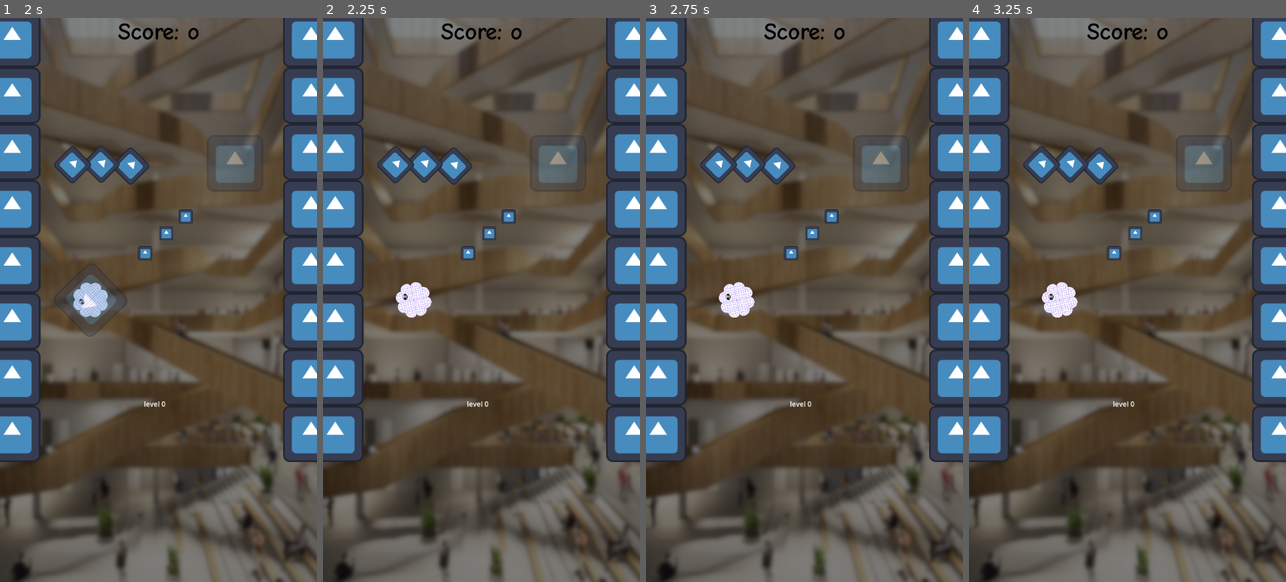
Above: before the commit, frames 1-4 (left to right).
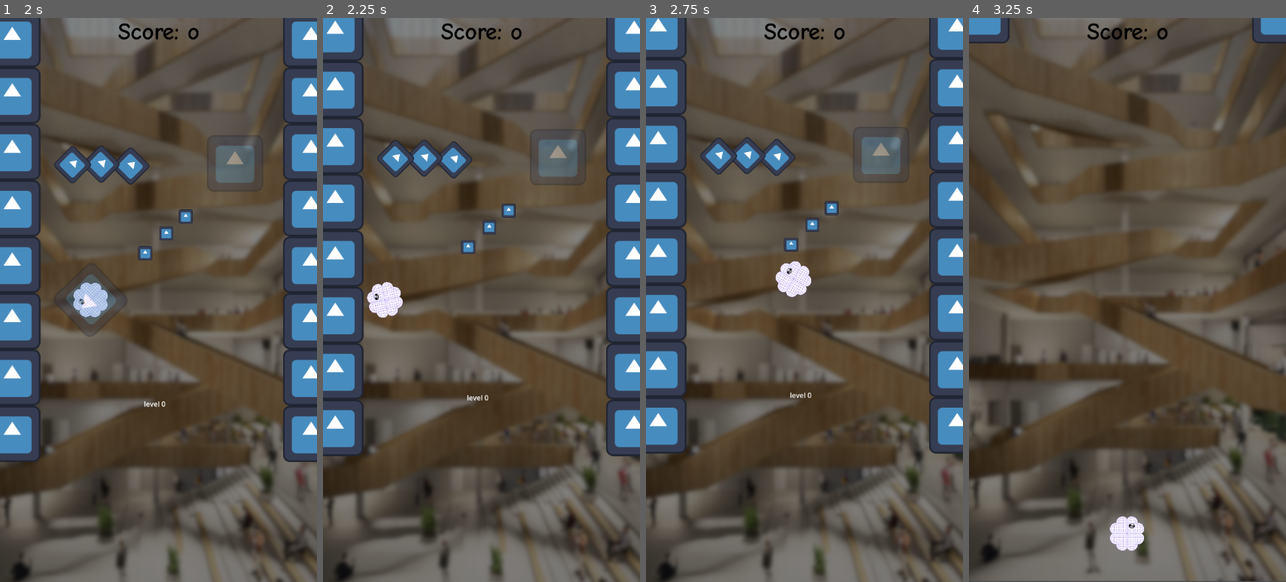
Above: after the commit, the same moments.

Repository: Slideshow776/GGJ2025
Game: Godot game, scene res://scenes/game.tscn
Same seed, same stepped clock (60 frames per second), same inputs: the game is played once before the commit and once after it. The engine's default icon, where the game draws it, is replaced by a stand-in: a white triangle on a blue panel in a dark square.
Inputs (mouse positions are in pixels of both pictures, inside the frame that each line leads up to):
- Up to frame 1 (2 s): tap Enter at 0.5 s; move the mouse to (228, 271) at 0.52 s; click (228, 271) at 0.67 s; move the mouse to (95, 328) at 1.27 s; click (95, 328) at 1.42 s
- Up to frame 2 (2.25 s): move the mouse to (513, 175) at 2.02 s; click (513, 175) at 2.17 s
- Up to frame 3 (2.75 s): no input
- Up to frame 4 (3.25 s): move the mouse to (1111, 412) at 2.77 s; click (1111, 412) at 2.92 s

Frame 1 is identical in both runs. In frame 2, 10% of the frame differs, in the area x 0-100%, y 0-79%; in frame 3, 12%; in frame 4, 46%, in the area x 0-100%, y 0-100%.
Error before the commit: Invalid access to property or key 'rotation' on a base object of type 'Nil'. (res://scripts/game.gd:170)

Commit message:
added music with dynamic lowpass filter

Diff:
--- /dev/null
+++ b/default_bus_layout.tres
@@ -0,0 +1,15 @@
+[gd_resource type="AudioBusLayout" load_steps=2 format=3 uid="uid://cgjir1fjbtwps"]
+
+[sub_resource type="AudioEffectLowPassFilter" id="AudioEffectLowPassFilter_bna0w"]
+resource_name = "LowPassFilter"
+cutoff_hz = 400.0
+
+[resource]
+bus/1/name = &"Music"
+bus/1/solo = false
+bus/1/mute = false
+bus/1/bypass_fx = false
+bus/1/volume_db = 0.0
+bus/1/send = &"Master"
+bus/1/effect/0/effect = SubResource("AudioEffectLowPassFilter_bna0w")
+bus/1/effect/0/enabled = false
--- a/project.godot
+++ b/project.godot
@@ -18,6 +18,7 @@
 [autoload]
 
 game_manager="*res://scripts/game_manager.gd"
+AudioStreamPlayer2d="*res://scenes/audio_stream_player_2d.tscn"
 
 [display]
 
--- /dev/null
+++ b/scenes/audio_stream_player_2d.tscn
@@ -0,0 +1,9 @@
+[gd_scene load_steps=2 format=3 uid="uid://dj26o4fskjpl4"]
+
+[ext_resource type="AudioStream" uid="uid://dwivxxepbi8qt" path="res://assets/audio/music/silly-beat-149323.mp3" id="1_gdmb4"]
+
+[node name="AudioStreamPlayer2D" type="AudioStreamPlayer"]
+stream = ExtResource("1_gdmb4")
+autoplay = true
+bus = &"Music"
+parameters/looping = true
--- a/scripts/game.gd
+++ b/scripts/game.gd
@@ -164,10 +164,10 @@
 	if player.bubble == null:
 		return
 
+	var shoot_direction = Vector2.UP.rotated(player.bubble.rotation)
 	if player.bubble.exit_player():
 		player.bubble = null
 
-		var shoot_direction = Vector2.UP.rotated(player.bubble.rotation)
 		var velocity = shoot_direction * shoot_speed
 		player.velocity = velocity
 
@@ -187,6 +187,11 @@
 
 func _restart() -> void:
 	is_game_over = true
+
+	var music_bus_index = AudioServer.get_bus_index("Music")
+	AudioServer.set_bus_effect_enabled(music_bus_index, 0, is_game_over)
+
 	await get_tree().create_timer(game_over_wait_duration).timeout
+	AudioServer.set_bus_effect_enabled(music_bus_index, 0, !is_game_over)
 	if get_tree():
 		get_tree().reload_current_scene()
Not shown, added: assets/audio/music/silly-beat-149323.mp3.import
Not shown, changed: README.md
Not shown, added: assets/audio/music/silly-beat-149323.mp3
